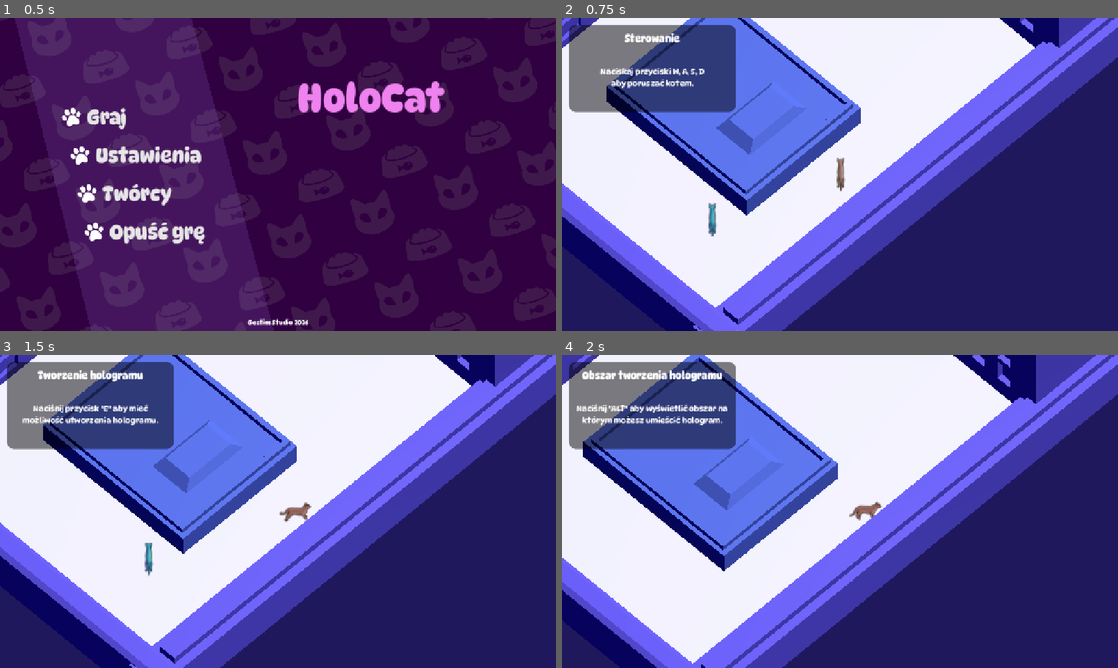
Above: before the commit, frames 1-4 (two rows, left to right).
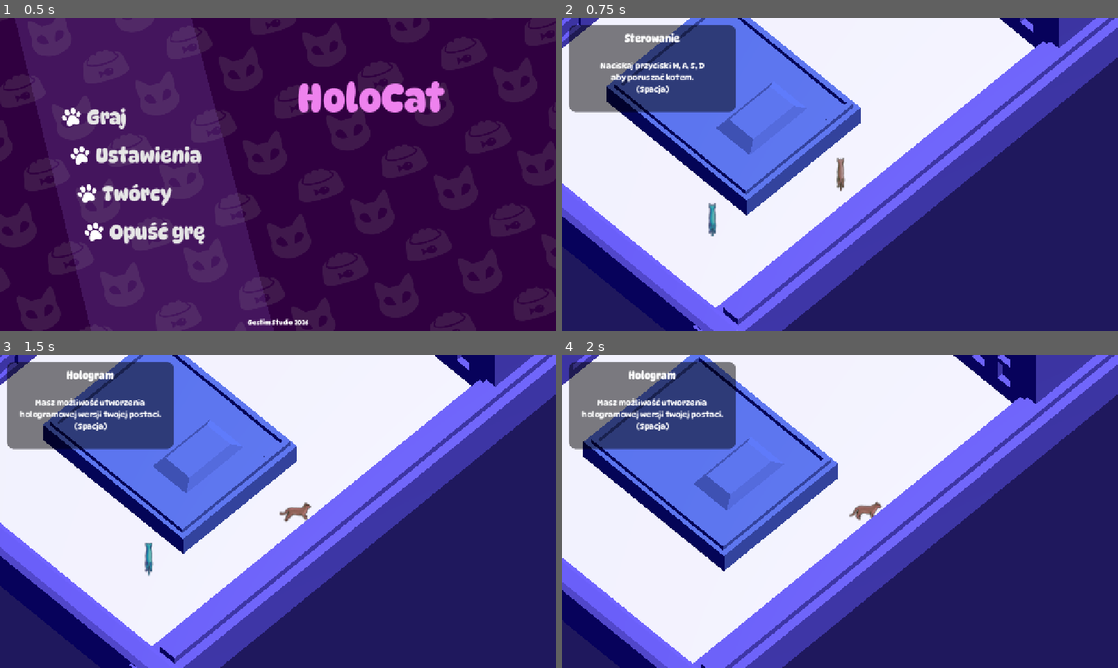
Above: after the commit, the same moments.

Repository: WeronikaKowalkowska/dnsgamejam
Game: Godot game, scene res://scenes/menu.tscn
The game is run twice, just before and just after one commit, with the same random seed, the same clock (stepped at 60 frames per second) and the same inputs.
Inputs (mouse positions are in pixels of both pictures, inside the frame that each line leads up to):
- Up to frame 1 (0.5 s): no input
- Up to frame 2 (0.75 s): click "Graj" at 0.5 s
- Up to frame 3 (1.5 s): tap Enter (ui_accept) at 1.25 s; move the mouse to (400, 495) at 1.27 s; hold D (move_right) from 1.28 s (still down); tap Space at 1.35 s; click (400, 495) at 1.42 s
- Up to frame 4 (2 s): keep holding D (move_right); tap Enter (ui_accept) at 1.52 s; tap E at 1.55 s

Frame 1 is identical in both runs. In frame 2, 1.1% of the frame differs, in the area x 6-26%, y 14-25%; in frame 3, 1.8%; in frame 4, 2.0%, in the area x 2-30%, y 4-25%.

Commit message:
merge main

Diff:
--- a/scenes/tutorial.gd
+++ b/scenes/tutorial.gd
@@ -17,25 +17,25 @@
 				return
 			0:
 				step_title.text = "Sterowanie"
-				step_description.text = "Naciskaj przyciski W, A, S, D\naby poruszać kotem."
+				step_description.text = "Naciskaj przyciski W, A, S, D\naby poruszać kotem.\n(Spacja)"
 			1:
 				step_title.text = "Hologram"
 				step_description.text = "Masz możliwość utworzenia hologramowej wersji twojej postaci.\n(Spacja)"
 			2:
 				step_title.text = "Tworzenie hologramu"
-				step_description.text = "Naciśnij przycisk \"E\" aby mieć możliwość utworzenia hologramu."
+				step_description.text = "Naciśnij przycisk \"E\" aby mieć możliwość utworzenia hologramu.\n(Spacja)"
 			3:
 				step_title.text = "Obszar tworzenia hologramu"
-				step_description.text = "Naciśnij \"ALT\" aby wyświetlić obszar na którym możesz umieścić hologram."
+				step_description.text = "Naciśnij \"ALT\" aby wyświetlić obszar na którym możesz umieścić hologram.\n(Spacja)"
 			4:
 				step_title.text = "Stawianie hologramu"
-				step_description.text = "Naciśnij prawy przycisk myszy w podświetlonym okręgu, aby móc umieścić hologram na jego obszarze."
+				step_description.text = "Naciśnij prawy przycisk myszy w podświetlonym okręgu, aby móc umieścić hologram na jego obszarze.\n(Spacja)"
 			5:
 				step_title.text = "Usuwanie hologramu"
-				step_description.text = "Kliknij ponownie przycisk \"E\" aby usunąć hologram."
+				step_description.text = "Kliknij ponownie przycisk \"E\" aby usunąć hologram.\n(Spacja)"
 			6:
 				step_title.text = "Dodatkowa pomoc"
-				step_description.text = "Możesz sterować hologramem klikając prawy przycisk myszy.\nHologram nie pójdzie dalej niż wielkość okręgu (ALT)."
+				step_description.text = "Możesz sterować hologramem klikając prawy przycisk myszy.\nHologram nie pójdzie dalej niż wielkość okręgu (ALT).\n(Spacja)"
 			7:
 				step_title.text = "Odległość"
 				step_description.text = "Hologram zacznie znikać gdy znajdzie się zbyt daleko od kota.\n(Spacja)"
@@ -58,41 +58,7 @@
 	if step == -1:
 		return
 
-	var can_advance = false
-
-	# Sprawdzamy warunek w zależności od bieżącego kroku tutorialu
-	match step:
-		0: # W, A, S, D
-			if event is InputEventKey and event.pressed and not event.echo:
-				if event.keycode in [KEY_W, KEY_A, KEY_S, KEY_D]:
-					can_advance = true
-		1: # Informacyjny - Spacja
-			if event is InputEventKey and event.pressed and not event.echo:
-				if event.keycode == KEY_SPACE:
-					can_advance = true
-		2: # Przycisk "E"
-			if event is InputEventKey and event.pressed and not event.echo:
-				if event.keycode == KEY_E:
-					can_advance = true
-		3: # Klawisz "ALT"
-			if event is InputEventKey and event.pressed and not event.echo:
-				if event.keycode == KEY_ALT:
-					can_advance = true
-		4: # Prawy przycisk myszy
-			if event is InputEventMouseButton and event.button_index == MOUSE_BUTTON_RIGHT and event.pressed:
-				can_advance = true
-		5: # Przycisk "E"
-			if event is InputEventKey and event.pressed and not event.echo:
-				if event.keycode == KEY_E:
-					can_advance = true
-		6: # Prawy przycisk myszy
-			if event is InputEventMouseButton and event.button_index == MOUSE_BUTTON_RIGHT and event.pressed:
-				can_advance = true
-		7, 8, 9, 10: # Kroki informacyjne - Spacja
-			if event is InputEventKey and event.pressed and not event.echo:
-				if event.keycode == KEY_SPACE:
-					can_advance = true
-
-	# Jeśli warunek kroku został spełniony, przechodzimy do następnego
-	if can_advance:
-		step += 1
+	# Reagujemy wyłącznie na naciśnięcie spacji (pomijając powtarzanie przytrzymanego klawisza)
+	if event is InputEventKey and event.pressed and not event.echo:
+		if event.keycode == KEY_SPACE:
+			step += 1
